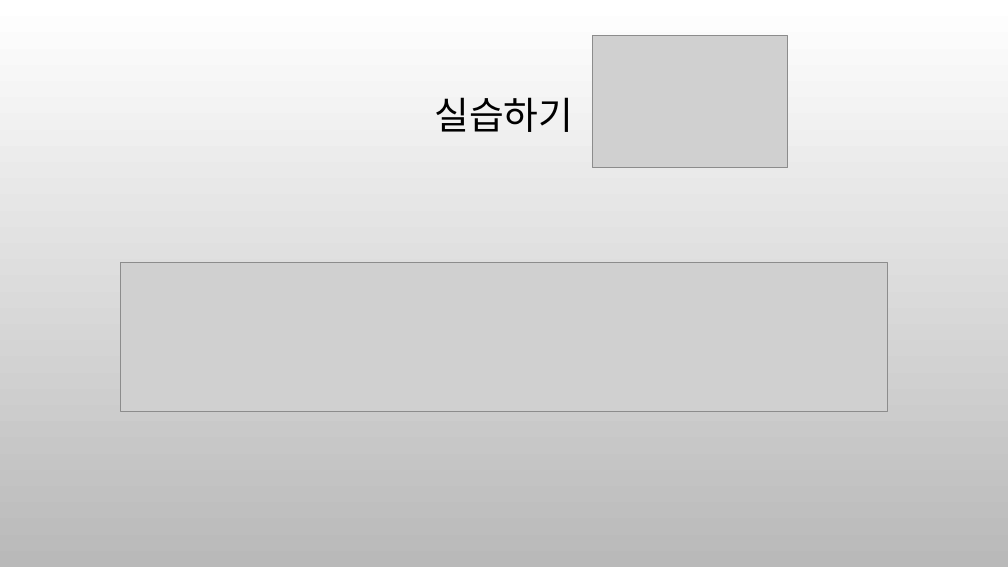
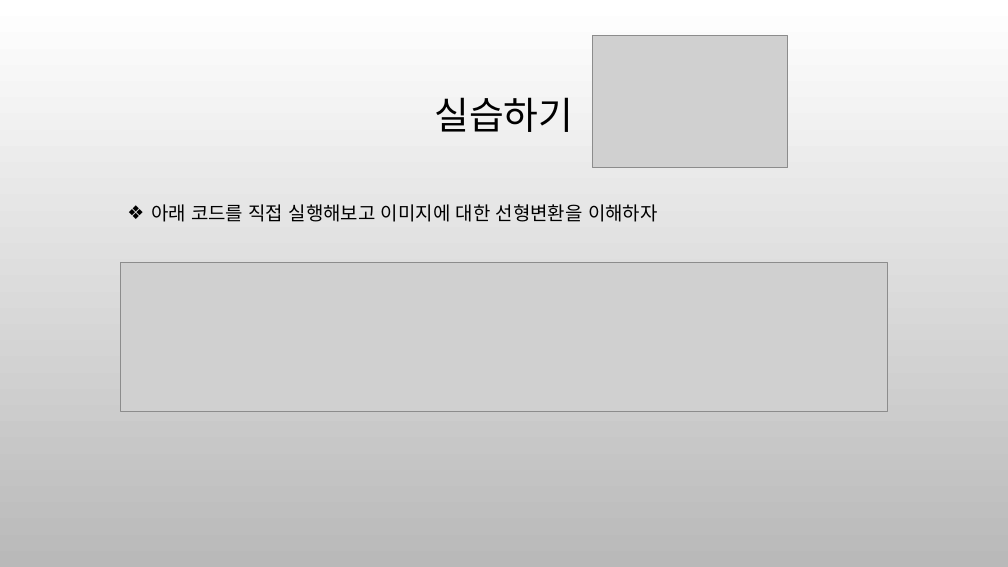
Before and after one commit to ancestor9/mathematics-for-machine-learning, a slide deck: slide 32 of 6_Matrix_vectors.pptx (slide 29 before the commit). Drawn at 1008x567 pixels with LibreOffice and Linux fonts; fonts in the diff are those of the drawing; grey boxes stand for pictures; background and template pictures are left out. Boxes give left, top, right and bottom in pixels: in the first picture for what was removed or moved away, otherwise in the second. Text is boxed around its words. In the diff, an @@ line names an element or a change of style, - is before the commit and + after.

```diff
--- a/6_Matrix_vectors.pptx
+++ b/6_Matrix_vectors.pptx
@@ text added at [151, 204, 658, 222], 18 pt, text #000000 @@
+❖ 아래 코드를 직접 실행해보고 이미지에 대한 선형변환을 이해하자
```
Also in this commit, not shown: 1 other slide changed, 3 slides added.
